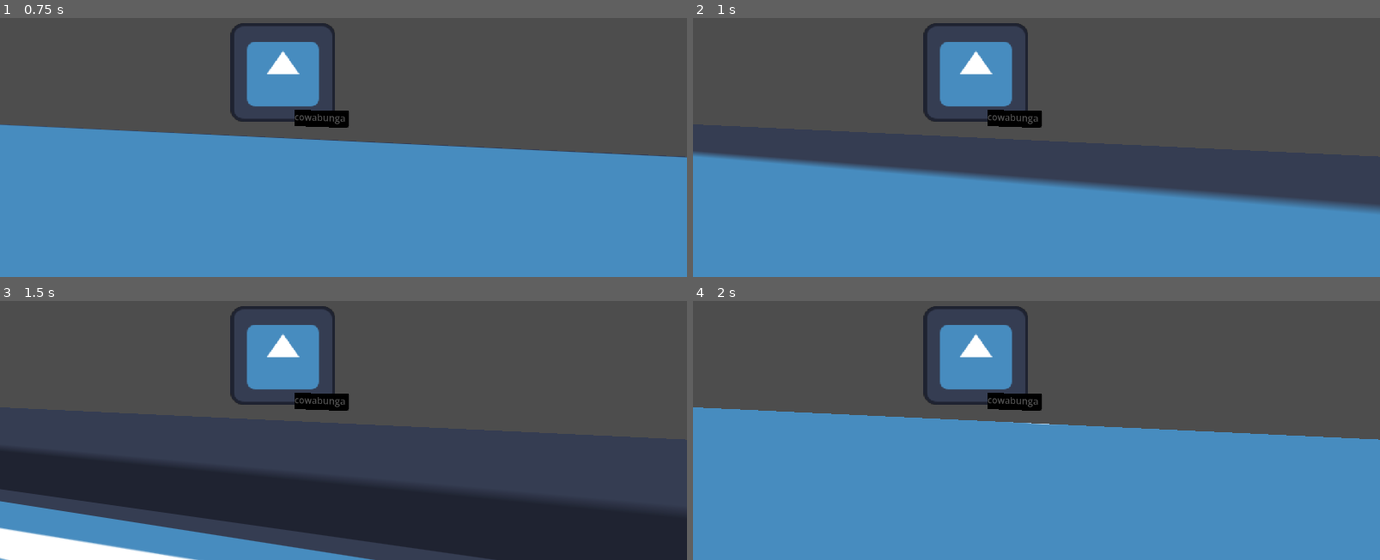
Above: before the commit, frames 1-4 (two rows, left to right).
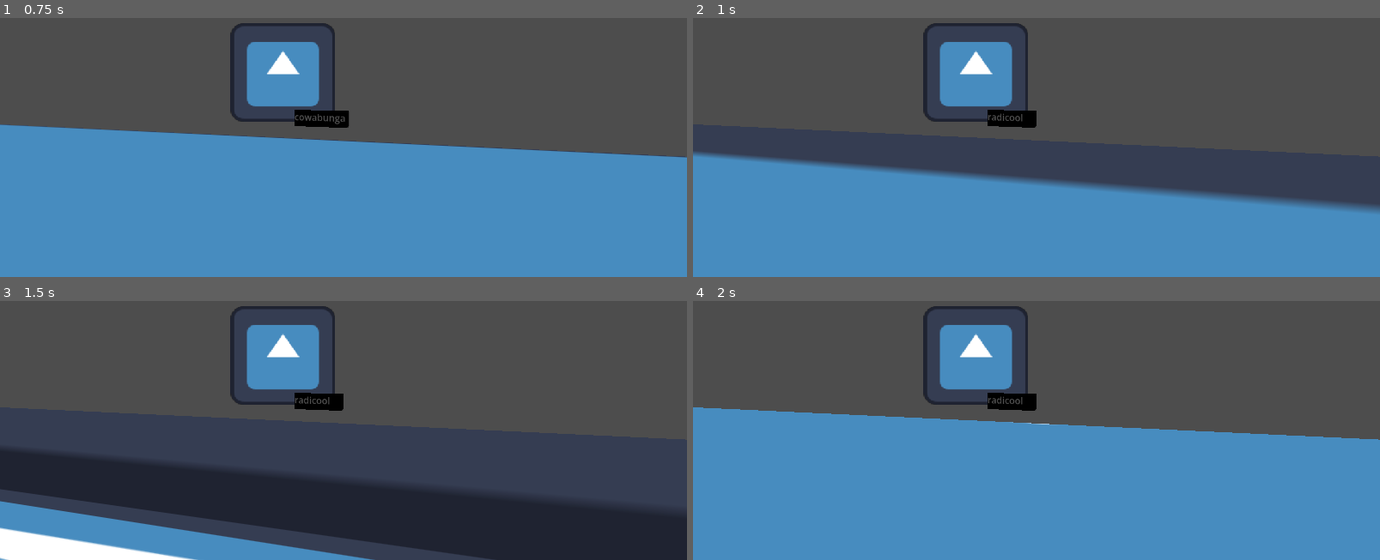
Above: after the commit, the same moments.

Repository: TobleroneBill/SkaterBoi
Game: Godot game, scene res://Game Scenes/Game Manager/game_manager.tscn
Same seed, same stepped clock (60 frames per second), same inputs: the game is played once before the commit and once after it. The engine's default icon, where the game draws it, is replaced by a stand-in: a white triangle on a blue panel in a dark square.
Inputs:
- Up to frame 1 (0.75 s): tap Enter at 0.5 s
- Up to frame 2 (1 s): no input
- Up to frame 3 (1.5 s): no input
- Up to frame 4 (2 s): no input

Frame 1 is identical in both runs. In frame 2, 0.1% of the frame differs, in the area x 43-51%, y 35-43%; in frame 3, 0.1%; in frame 4, 0.1%.

Commit message:
Needs to add timer GUI

Diff:
--- a/skater-boi/Game Objects/S-Typer.gd
+++ b/skater-boi/Game Objects/S-Typer.gd
@@ -2,7 +2,6 @@
 
 @onready var basetext = $"SubViewport/Control/PanelContainer/Base Text"
 @onready var usertext = $"SubViewport/Control/PanelContainer/User Text"
-
 
 # Set the new string to type out
 func Update(bg,fg=""):
--- a/skater-boi/Game Scenes/Game Manager/GameManager.gd
+++ b/skater-boi/Game Scenes/Game Manager/GameManager.gd
@@ -10,6 +10,7 @@
 
 func _ready():
 	Global.GameManager = self
+	currentgui = GUI
 	Change3D("res://Game Scenes/Gameplay.tscn")
 
 # Load 3D Level Scene
--- a/skater-boi/Game Scenes/Gameplay.tscn
+++ b/skater-boi/Game Scenes/Gameplay.tscn
@@ -81,4 +81,8 @@
 [node name="Sunlight" type="DirectionalLight3D" parent="." unique_id=870880612]
 light_color = Color(0.978996, 0.73006856, 0.752828, 1)
 
+[node name="Timer" type="Timer" parent="." unique_id=2140321518]
+wait_time = 2.5
+one_shot = true
+
 [connection signal="animation_finished" from="RollingHill/AnimationPlayer" to="RollingHill" method="_on_animation_player_animation_finished"]
--- /dev/null
+++ b/skater-boi/Game Scenes/score_gui.tscn
@@ -0,0 +1,24 @@
+[gd_scene format=3 uid="uid://bis10o6va5s7y"]
+
+[node name="ScoreGUI" type="Control" unique_id=405849922]
+layout_mode = 3
+anchors_preset = 15
+anchor_right = 1.0
+anchor_bottom = 1.0
+grow_horizontal = 2
+grow_vertical = 2
+
+[node name="ProgressBar" type="ProgressBar" parent="." unique_id=1795186334]
+layout_mode = 1
+anchors_preset = 11
+anchor_left = 1.0
+anchor_right = 1.0
+anchor_bottom = 1.0
+offset_left = -61.0
+grow_horizontal = 0
+grow_vertical = 2
+max_value = 250.0
+step = 1.0
+value = 50.0
+fill_mode = 3
+show_percentage = false
--- a/skater-boi/Scripts/TESTINIT.gd
+++ b/skater-boi/Scripts/TESTINIT.gd
@@ -4,6 +4,12 @@
 @onready var Typer = $Typer
 @onready var Cam = $Camera3D
 @onready var Player = $Player
+@onready var ScoreTimer = $Timer
+
+# Scoring
+var Score = 0
+var Multiplier = 1
+@export var AddScore = 100	#score that gets added on a successful spelling
 
 # Test words to use
 var words = [
@@ -17,9 +23,7 @@
 var LetterIndex: int = 0
 
 func _ready():
-	#CurrentWord = "Cool"
-	CurrentWord = str(words[1])
-	Typer.Update(CurrentWord)
+	SetNewWord()
 
 #Set the new word to write
 func SetNewWord():
@@ -28,10 +32,11 @@
 	Typer.Update(CurrentWord)
 	LetterIndex = 0
 
-## Gameplay Functions Go here
+## Keyboard Checks
 # Key Checking
 func _input(event):
 	if event is InputEventKey and event.pressed:
+		print(event.as_text_keycode())
 		if event.as_text_keycode() == "":
 			return
 		# If correct letter pressed
@@ -39,7 +44,9 @@
 			Typer.Update(CurrentWord,CurrentWord.substr(0, LetterIndex+1))
 			if LetterIndex != len(CurrentWord)-1:
 				LetterIndex+=1
-			else:
+			else: ## Correct word completed
+				ScoreTimer.start()
+				Global.GameManager.ChangeGUI("res://Game Scenes/score_gui.tscn")
 				SetNewWord()
 		else:
 			SetNewWord()
Not shown: 2 places in skater-boi/Game Scenes/Gameplay.tscn that only renumber resources
